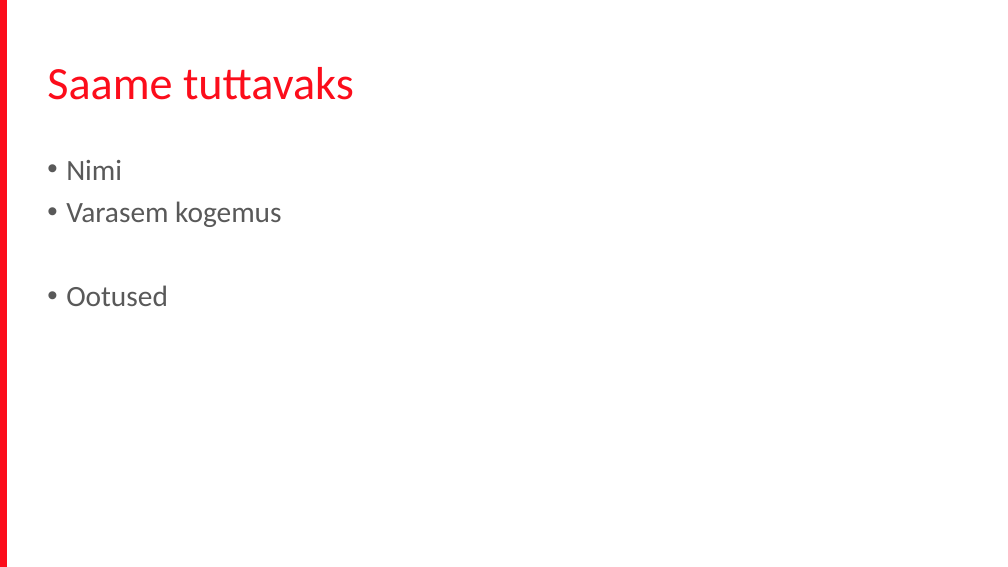
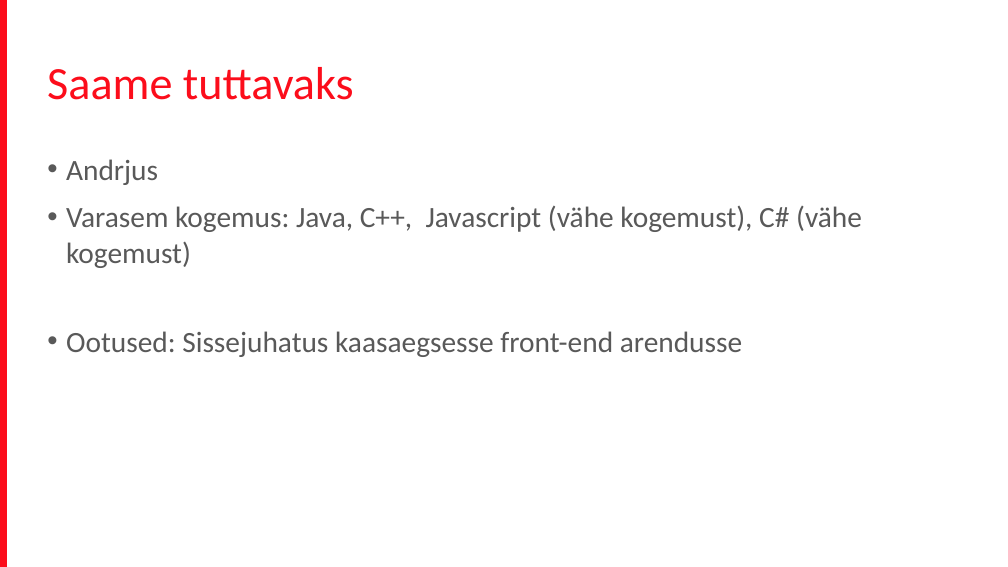
Before and after one commit to terjevolke/FrontEnd201704, a slide deck: slide 3 of Front_end_koolitus.pptx (slide 6 before the commit). Drawn at 1008x567 pixels with LibreOffice and Linux fonts; fonts in the diff are those of the drawing; background and template pictures are left out. Boxes give left, top, right and bottom in pixels: in the first picture for what was removed or moved away, otherwise in the second. Text is boxed around its words. In the diff, an @@ line names an element or a change of style, - is before the commit and + after.

```diff
--- a/Front_end_koolitus.pptx
+++ b/Front_end_koolitus.pptx
@@ text at (66, 159, 862, 357): text changed @@
-• Nimi
-• Varasem kogemus
-• Ootused
+• Andrjus
+• Varasem kogemus: Java, C++, Javascript (vähe kogemust), C# (vähe kogemust)
+• Ootused: Sissejuhatus kaasaegsesse front-end arendusse
```
Also in this commit, not shown: 9 other slides changed, 1 slide removed.
